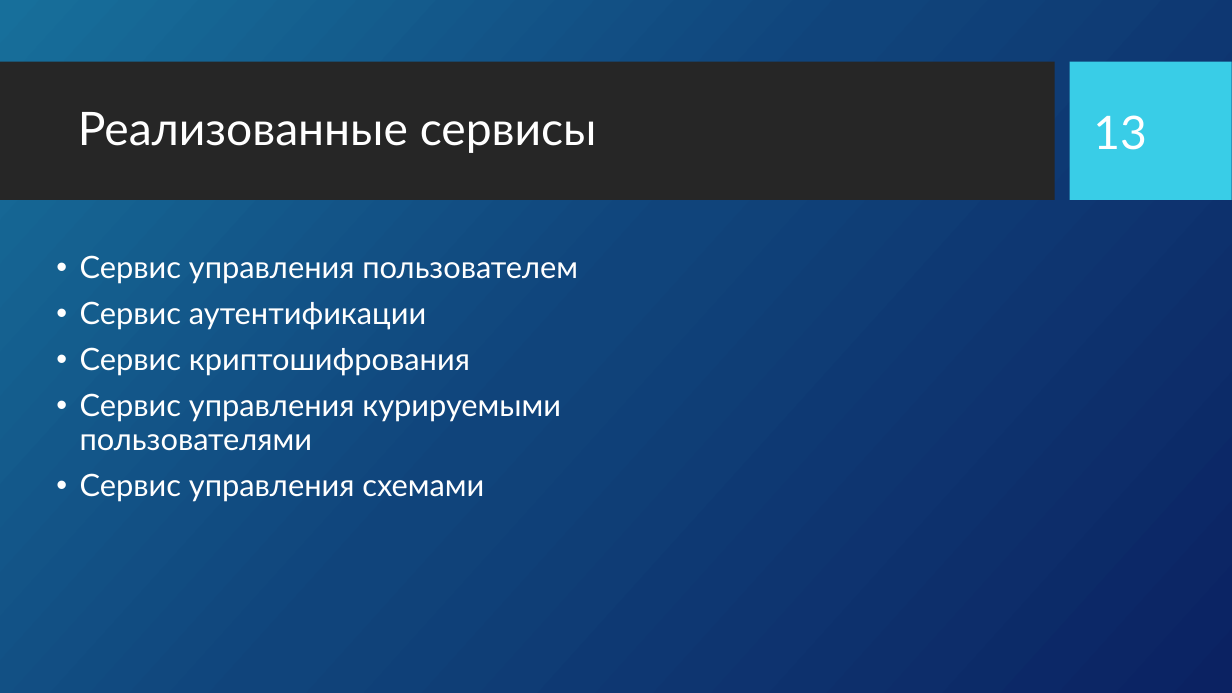
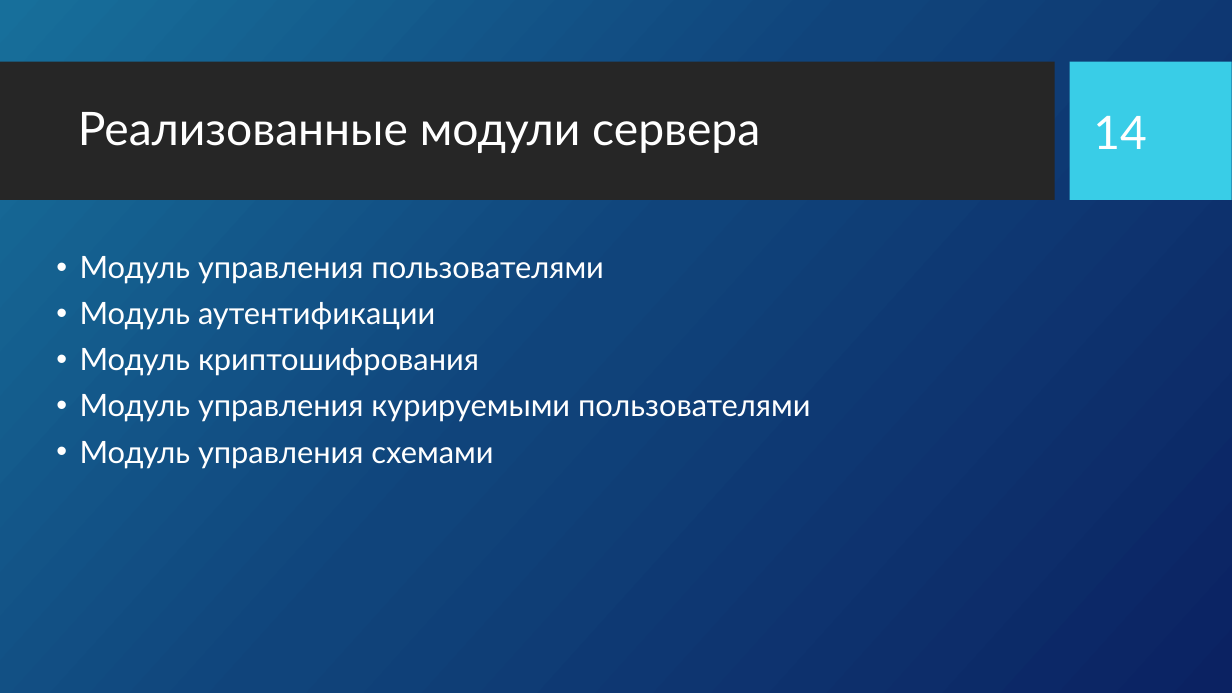
Before and after one commit to samarsky-canary/dragon, a slide deck: slide 14 of dizdocs/PreDrakon.pptx (slide 13 before the commit). Drawn at 1232x693 pixels with LibreOffice and Linux fonts; fonts in the diff are those of the drawing; background and template pictures are left out. Boxes give left, top, right and bottom in pixels: in the first picture for what was removed or moved away, otherwise in the second. Text is boxed around its words. In the diff, an @@ line names an element or a change of style, - is before the commit and + after.

```diff
--- a/dizdocs/PreDrakon.pptx
+++ b/dizdocs/PreDrakon.pptx
@@ title at (x1=78, y1=112, x2=760, y2=153): text changed @@
-Реализованные сервисы
+Реализованные модули сервера
@@ page number at (x1=1093, y1=116, x2=1147, y2=149): text changed @@
-13
+14
@@ text at (x1=80, y1=256, x2=810, y2=469): text changed @@
-• Сервис управления пользователем
-• Сервис аутентификации
-• Сервис криптошифрования
-• Сервис управления курируемыми пользователями
-• Сервис управления схемами
+• Модуль управления пользователями
+• Модуль аутентификации
+• Модуль криптошифрования
+• Модуль управления курируемыми пользователями
+• Модуль управления схемами
```
Also in this commit, not shown: 14 other slides changed, 3 slides added, 6 slides removed, 11 other files.
